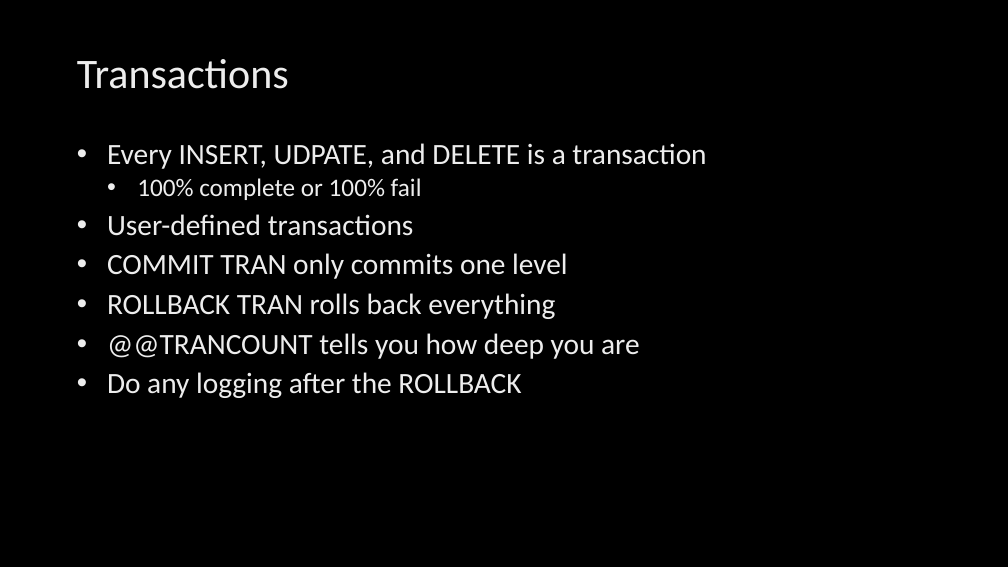
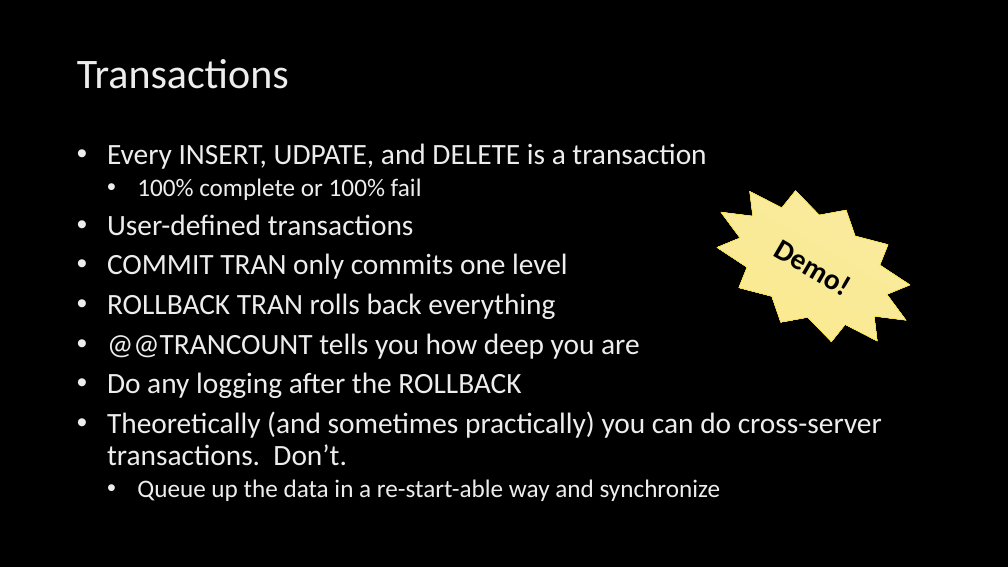
Before and after one commit to billgraziano/kcdc2018, a slide deck: slide 7 of ppt/3. TSQL Architecture/TSQL Architecture.pptx (slide 3 before the commit). Drawn at 1008x567 pixels with LibreOffice and Linux fonts; fonts in the diff are those of the drawing; background and template pictures are left out. Boxes give left, top, right and bottom in pixels: in the first picture for what was removed or moved away, otherwise in the second. Text is boxed around its words. In the diff, an @@ line names an element or a change of style, - is before the commit and + after.

```diff
--- a/ppt/3. TSQL Architecture/TSQL Architecture.pptx
+++ b/ppt/3. TSQL Architecture/TSQL Architecture.pptx
@@ star added at [688,156,938,376], fill gradient #FBEFA7 to #F9EB99 to #FDEB85, outline #F4DE3A 0.5 pt, 28 pt, text #000000, bold @@
+Demo!
@@ text at [107,411,882,501]: paragraphs added @@
+• Theoretically (and sometimes practically) you can do cross-server transactions. Don’t.
+  • Queue up the data in a re-start-able way and synchronize
```
Also in this commit, not shown: 4 other slides changed, 5 slides added, 13 other files.
